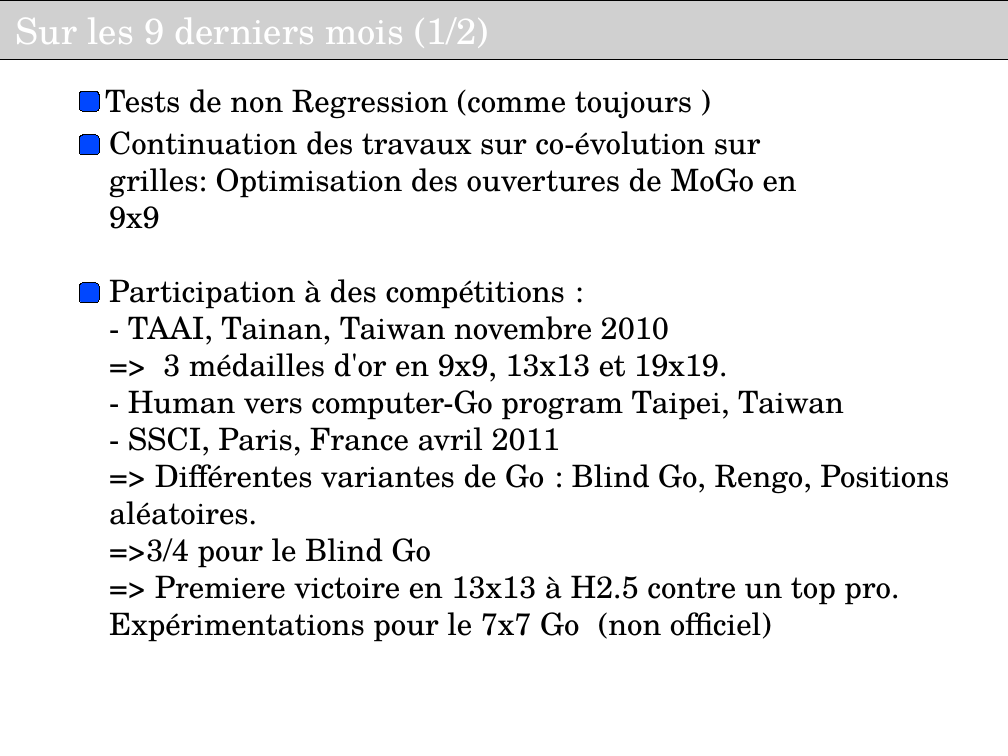
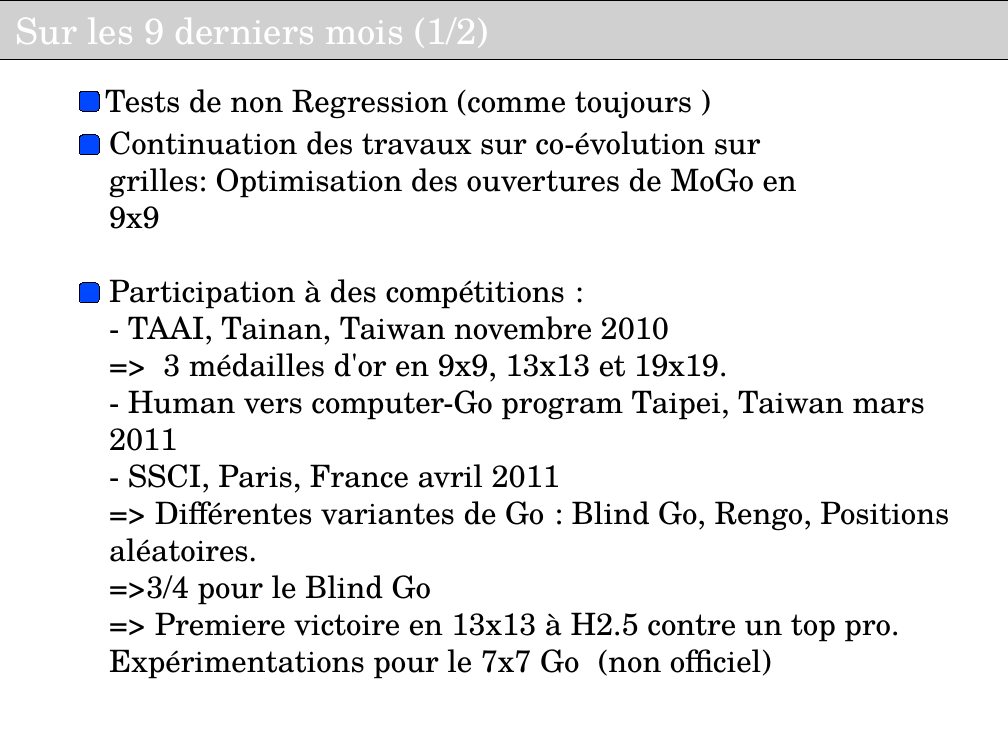
Before and after one commit to haspeleo/Android-Dev, a slide deck: slide 10 of MCTS/Soutenance_INRIA_V2.odp. Drawn at 1008x756 pixels with LibreOffice and Linux fonts; fonts in the diff are those of the drawing; grey boxes stand for pictures; background and template pictures are left out. Boxes give left, top, right and bottom in pixels: in the first picture for what was removed or moved away, otherwise in the second. Text is boxed around its words. In the diff, an @@ line names an element or a change of style, - is before the commit and + after.

```diff
--- a/MCTS/Soutenance_INRIA_V2.odp
+++ b/MCTS/Soutenance_INRIA_V2.odp
@@ text at (x1=109, y1=390, x2=925, y2=451): text changed @@
-- Human vers computer-Go program Taipei, Taiwan
+- Human vers computer-Go program Taipei, Taiwan mars 2011
```
Also in this commit, not shown: 2 other slides changed, 1 slide added, 1 slide removed.
